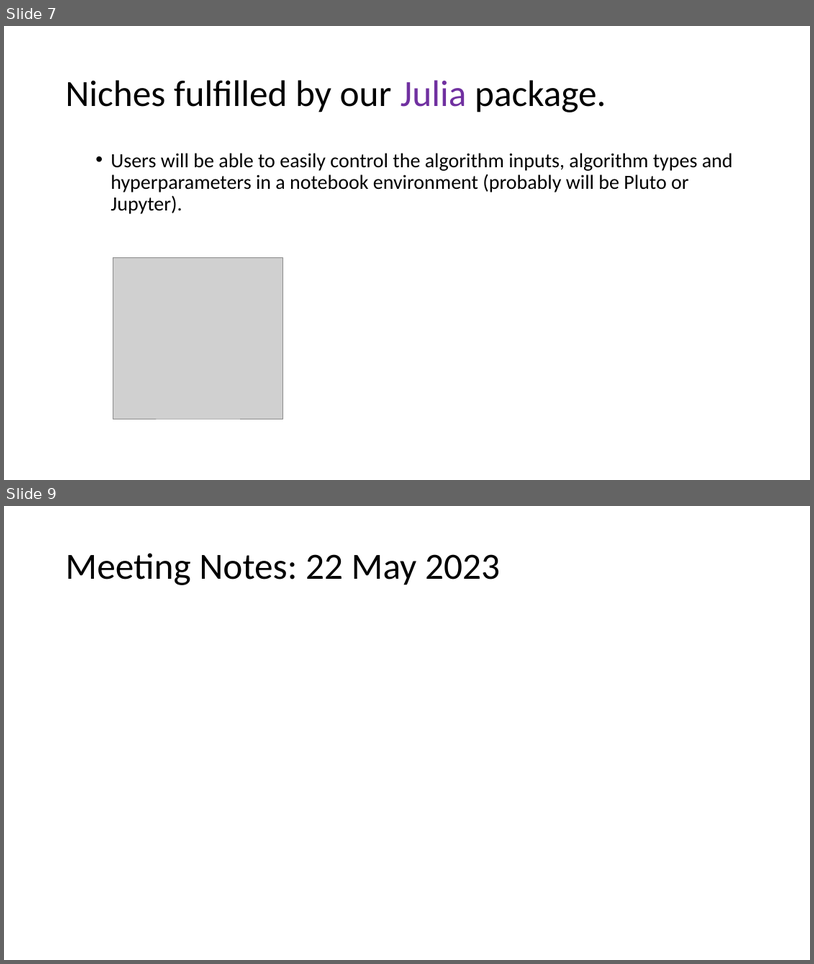
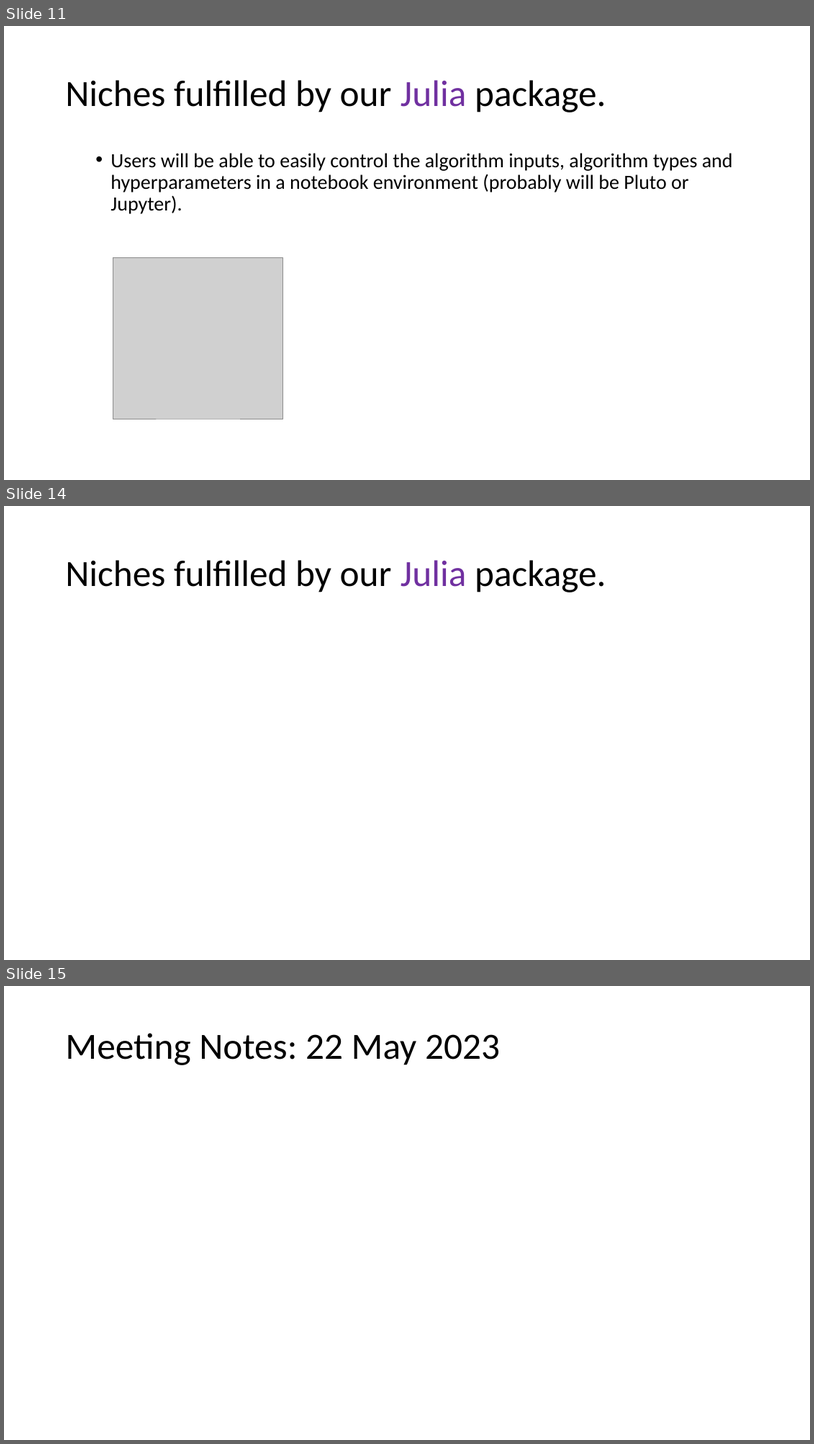
Before and after one commit to Realife-Brahmin/OriginalDocsHub, a slide deck: ee521/plan_for_ee521_in_julia/ee521_julia_plan.pptx. Shown one above the other, each under a label of ours: slides 7 and 9 before the commit, slides 11, 14 and 15 after it; the slides between them are not shown. The pictures are 814x964 and 814x1444 pixels, drawn with LibreOffice and Linux fonts; fonts in the diff are those of the drawing; grey boxes stand for pictures. Boxes give left, top, right and bottom in pixels: in the first picture for what was removed or moved away, otherwise in the second. Text is boxed around its words. In the diff, an @@ line names an element or a change of style, - is before the commit and + after.

Commit message:
Niche: Sparse Linear Systems started.

```diff
--- a/ee521/plan_for_ee521_in_julia/ee521_julia_plan.pptx
+++ b/ee521/plan_for_ee521_in_julia/ee521_julia_plan.pptx
@@ slide 14 added at (x1=4, y1=506, x2=810, y2=960), background #FFFFFF @@
@@ title added at (x1=65, y1=560, x2=606, y2=592), 44 pt, text #000000 @@
+Niches fulfilled by our Julia package.
@@ what was slide 7 is now slide 11 @@
@@ what was slide 9 is now slide 15 @@
```
Also in this commit, not shown: 5 other slides added, 7 other files.
